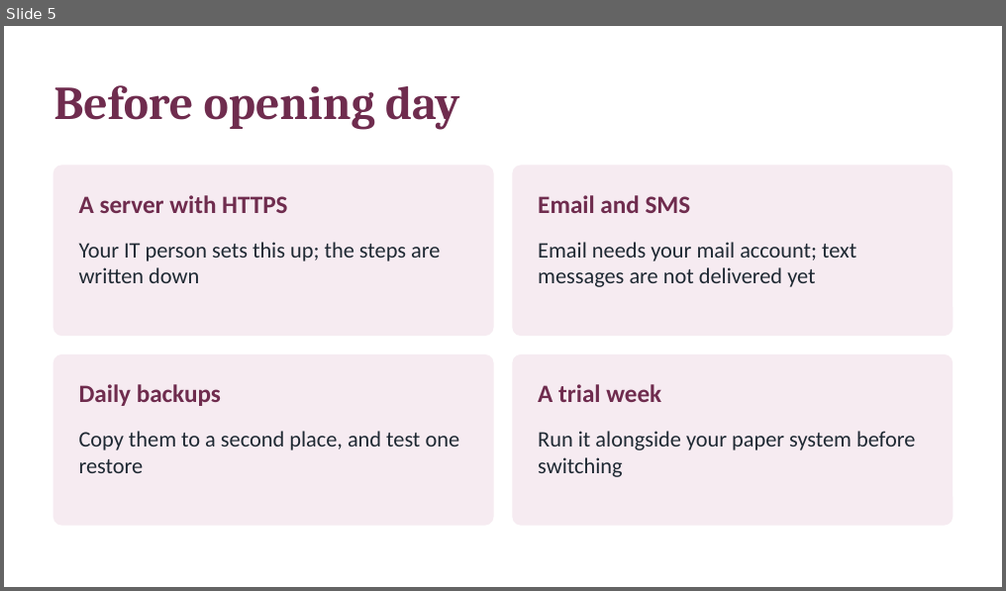
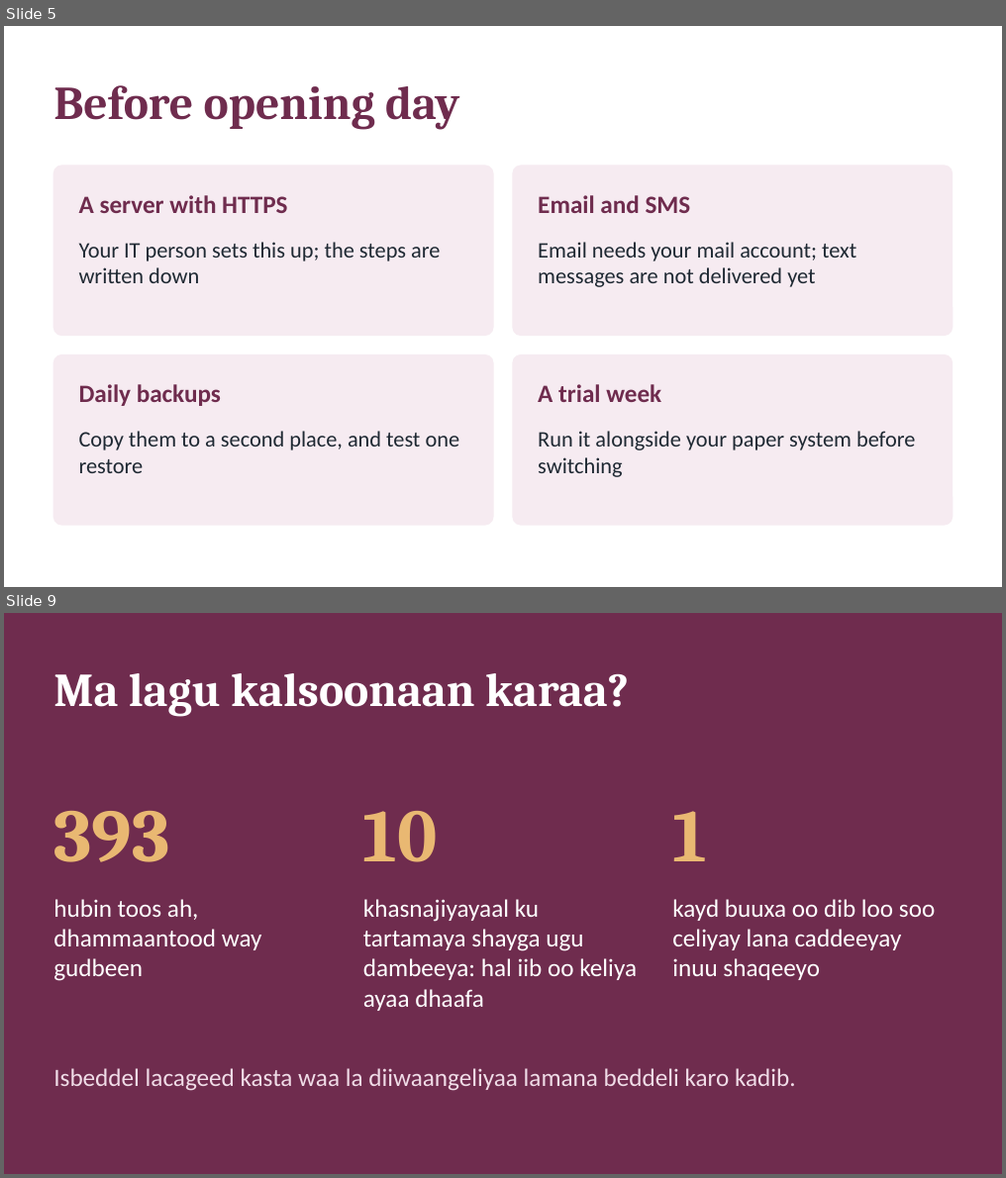
Before and after one commit to maahircm/SALON-MANA, a slide deck: docs/Salon_Owner_Summary.pptx. Shown one above the other, each under a label of ours: slide 5 before the commit, slides 5 and 9 after it; the slides between them are not shown. The pictures are 1006x591 and 1006x1178 pixels, drawn with LibreOffice and Linux fonts; fonts in the diff are those of the drawing. Boxes give left, top, right and bottom in pixels: in the first picture for what was removed or moved away, otherwise in the second. Text is boxed around its words. In the diff, an @@ line names an element or a change of style, - is before the commit and + after.

```diff
--- a/docs/Salon_Owner_Summary.pptx
+++ b/docs/Salon_Owner_Summary.pptx
@@ slide 9 added at bbox=[4, 613, 1002, 1174], background #6F2C4E @@
@@ text added at bbox=[54, 673, 629, 717], 34 pt, text #FFFFFF, bold @@
+Ma lagu kalsoonaan karaa?
@@ text added at bbox=[54, 811, 169, 862], 54 pt, text #E9B872, bold @@
+393
@@ text added at bbox=[363, 811, 438, 862], 54 pt, text #E9B872, bold @@
+10
@@ text added at bbox=[672, 811, 707, 861], 54 pt, text #E9B872, bold @@
+1
@@ text added at bbox=[54, 899, 262, 981], 18 pt, text #FFFFFF @@
+hubin toos ah, dhammaantood way gudbeen
@@ text added at bbox=[363, 899, 637, 1011], 18 pt, text #FFFFFF @@
+khasnajiyayaal ku tartamaya shayga ugu dambeeya: hal iib oo keliya ayaa dhaafa
@@ text added at bbox=[672, 899, 935, 980], 18 pt, text #FFFFFF @@
+kayd buuxa oo dib loo soo celiyay lana caddeeyay inuu shaqeeyo
@@ text added at bbox=[54, 1068, 796, 1091], 18 pt, text #F0DCE7 @@
+Isbeddel lacageed kasta waa la diiwaangeliyaa lamana beddeli karo kadib.
```
Also in this commit, not shown: 2 slides changed, 4 other slides added.
